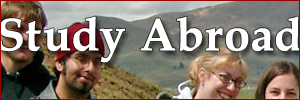
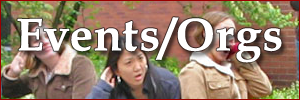
Layer changes from the first 300x100 image to the second:
renamed "Study Abroad" to "Events/Orgs", painted on it over [1, 16, 299, 63]
added layer "Layer 10" above "Layer 9" over [1, 1, 299, 99]
